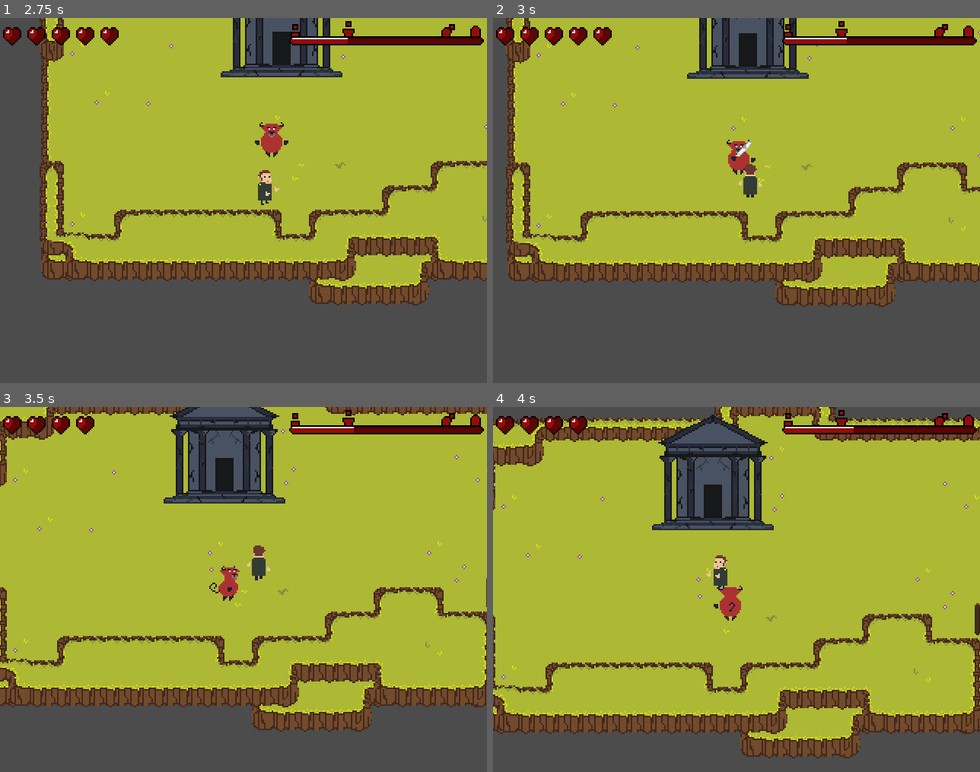
Above: before the commit, frames 1-4 (two rows, left to right).
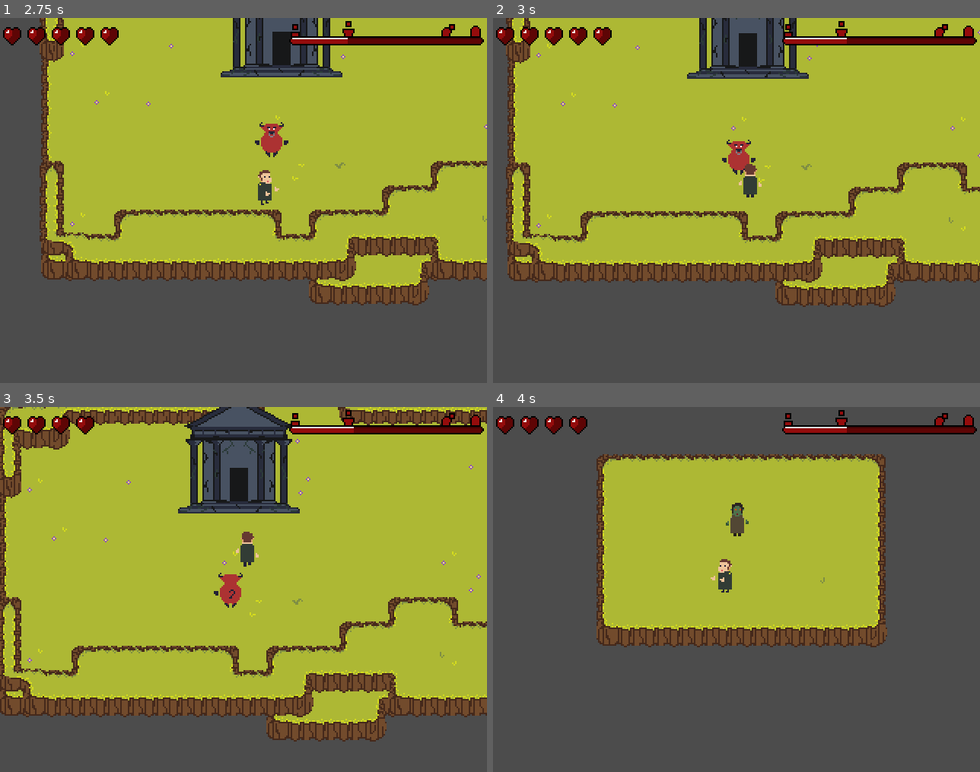
Above: after the commit, the same moments.

Repository: TeamKebab/GodotWildJam24
Game: Godot game, scene res://src/gui/Start.tscn
Two runs of this game, one before a commit and one after it. Both use one fixed random seed, a clock stepped at 60 frames per second and the inputs below.
Inputs:
- Up to frame 1 (2.75 s): tap Enter (ui_accept) at 0.5, 0.77, 1.52 s; hold Right (ui_right) 0.53-1.28 s; hold Down (ui_down) 1.28-2.03 s; hold Right (ui_right) from 2.03 s (still down)
- Up to frame 2 (3 s): release Right (ui_right) at 2.78 s; hold Up (ui_up) from 2.78 s (still down)
- Up to frame 3 (3.5 s): keep holding Up (ui_up); tap Enter (ui_accept) at 3.02 s
- Up to frame 4 (4 s): release Up (ui_up) at 3.53 s; hold Left (ui_left) from 3.53 s (still down); tap Enter (ui_accept) at 3.77 s

Frame 1 is identical in both runs. In frame 2, less than 0.1% of the frame differs, in the area x 47-53%, y 33-40%; in frame 3, 23%; in frame 4, 65%, in the area x 0-100%, y 0-97%.

Commit message:
first attack delay

Diff:
--- a/src/components/Attack.gd
+++ b/src/components/Attack.gd
@@ -8,6 +8,7 @@
 export var single_hit: bool = true
 export var area_attack: bool = false
 export var attack_cooldown: float = 1
+export var first_attack_delay: float = 0.5
 
 var attacked_targets = []
 
@@ -36,7 +37,7 @@
 	pass
 
 
-func _trigger_attack():
+func trigger_attack():
 	var areas = get_overlapping_areas()
 
 	if areas.empty():
@@ -57,12 +58,14 @@
 
 
 func _on_area_entered(_area):
-	if cooldown_timer.is_stopped():
-		_trigger_attack()
+	if single_hit:
+		trigger_attack()
+	elif cooldown_timer.is_stopped():
+		cooldown_timer.start(first_attack_delay)
 
 
 func _on_cooldown_timeout():
-	_trigger_attack()
+	trigger_attack()
 
 
 func _on_attack_triggered(_targets):
--- a/src/entities/characters/ElfHero.tscn
+++ b/src/entities/characters/ElfHero.tscn
@@ -26,7 +26,7 @@
 [node name="Sprite" parent="." index="3"]
 texture = ExtResource( 2 )
 hframes = 10
-frame = 1
+frame = 2
 region_rect = Rect2( 0, 0, 320, 32 )
 
 [node name="AnimationPlayer" parent="." index="4"]
--- a/src/entities/characters/HumanHero.tscn
+++ b/src/entities/characters/HumanHero.tscn
@@ -19,7 +19,6 @@
 height = 10.2
 
 [node name="Player" instance=ExtResource( 1 )]
-age = "Teen"
 max_hp = 5
 
 [node name="BabySprite" parent="." index="2"]
@@ -61,10 +60,11 @@
 collision_layer = 0
 collision_mask = 128
 shape = SubResource( 3 )
-disabled = false
+disabled = true
 single_hit = true
 area_attack = false
 attack_cooldown = 1.0
+first_attack_delay = 0.0
 damage = 1
 knockback_strength = 150
 attack_type = "Normal"
--- a/src/entities/characters/OrcHero.tscn
+++ b/src/entities/characters/OrcHero.tscn
@@ -32,7 +32,7 @@
 [node name="Sprite" parent="." index="3"]
 texture = ExtResource( 2 )
 hframes = 11
-frame = 1
+frame = 2
 region_rect = Rect2( 0, 420, 462, 42 )
 
 [node name="AnimationPlayer" parent="." index="4"]
@@ -75,6 +75,7 @@
 single_hit = true
 area_attack = false
 attack_cooldown = 1.0
+first_attack_delay = 0.0
 damage = 2
 knockback_strength = 150
 attack_type = "Whomping"
--- a/src/entities/monsters/BombGnome.tscn
+++ b/src/entities/monsters/BombGnome.tscn
@@ -33,7 +33,6 @@
 radius = 45.0
 
 [node name="BombGnome" instance=ExtResource( 1 )]
-facing_direction = Vector2( 0, 1 )
 
 [node name="CollisionShape2D" parent="." index="0"]
 rotation = 1.5708
@@ -85,8 +84,6 @@
 collision_layer = 0
 collision_mask = 32
 shape = SubResource( 6 )
-disabled = false
 single_hit = false
-area_attack = false
-attack_cooldown = 1.5
+attack_cooldown = 2.0
 Projectile = ExtResource( 12 )
--- a/src/entities/monsters/FireMage.tscn
+++ b/src/entities/monsters/FireMage.tscn
@@ -46,7 +46,7 @@
 position = Vector2( 0, -8 )
 texture = ExtResource( 4 )
 hframes = 10
-frame = 1
+frame = 2
 region_enabled = true
 region_rect = Rect2( 0, 224, 320, 32 )
 
@@ -85,6 +85,7 @@
 shape = SubResource( 3 )
 single_hit = false
 attack_cooldown = 3.0
+first_attack_delay = 1.0
 Projectile = ExtResource( 14 )
 
 [node name="TeleportArea" type="Area2D" parent="."]
--- a/src/entities/monsters/SwordSoldier.tscn
+++ b/src/entities/monsters/SwordSoldier.tscn
@@ -35,7 +35,6 @@
 
 [node name="SwordSoldier" instance=ExtResource( 1 )]
 script = ExtResource( 3 )
-facing_direction = Vector2( 0, 1 )
 min_turn_around_time = 1.0
 max_turn_around_time = 3.0
 
@@ -81,4 +80,11 @@
 collision_layer = 0
 collision_mask = 32
 shape = SubResource( 6 )
+disabled = false
 single_hit = false
+area_attack = false
+attack_cooldown = 1.0
+first_attack_delay = 0.2
+damage = 1
+knockback_strength = 150
+attack_type = "Normal"
--- a/src/maps/VolcanoLevel.tscn
+++ b/src/maps/VolcanoLevel.tscn
@@ -27,21 +27,12 @@
 
 [node name="SwordSoldier" parent="YSort" index="1" instance=ExtResource( 4 )]
 position = Vector2( 482, 19 )
-max_hp = 1
-acceleration = 50
-speed = 50
 
 [node name="SwordSoldier2" parent="YSort" index="2" instance=ExtResource( 4 )]
 position = Vector2( 116, -78 )
-max_hp = 1
-acceleration = 50
-speed = 50
 
 [node name="SwordSoldier3" parent="YSort" index="3" instance=ExtResource( 4 )]
 position = Vector2( 36, -60 )
-max_hp = 1
-acceleration = 50
-speed = 50
 
 [node name="ElfArcher" parent="YSort" index="4" instance=ExtResource( 5 )]
 position = Vector2( 544, 40 )
